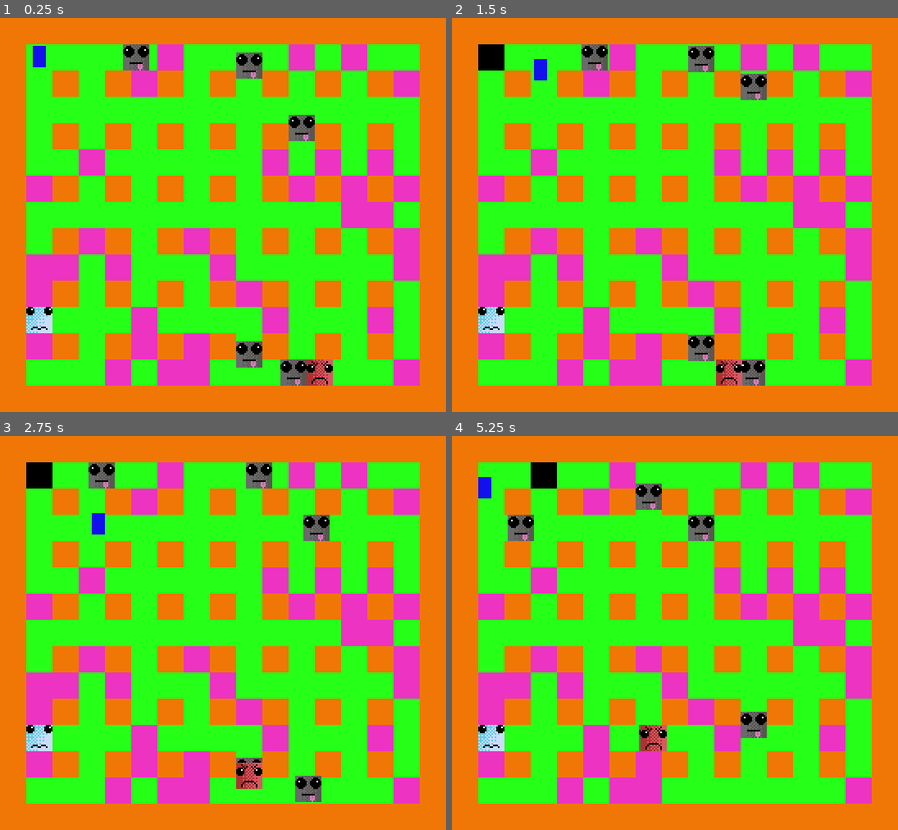
Above: before the commit, frames 1-4 (two rows, left to right).
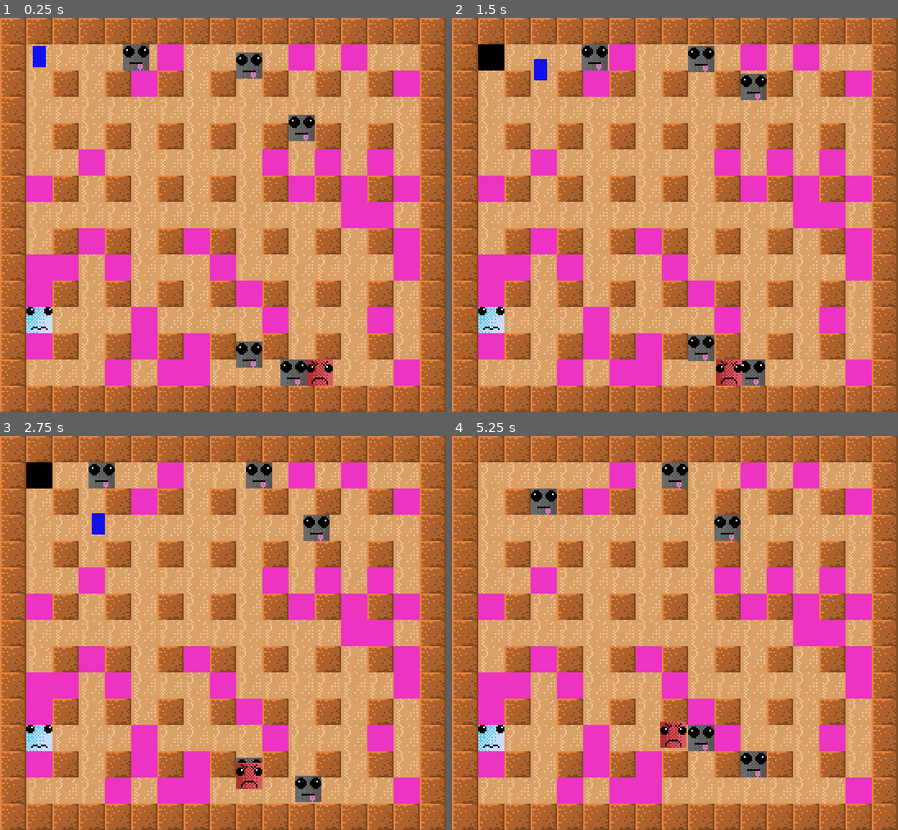
Above: after the commit, the same moments.

Repository: adrianofelix019/bomberman-clone
Game: Godot game, scene res://scenes/main_game.tscn
Two runs of this game, one before a commit and one after it. Both use one fixed random seed, a clock stepped at 60 frames per second and the inputs below.
Inputs:
- Up to frame 1 (0.25 s): no input
- Up to frame 2 (1.5 s): hold Right (ui_right) 0.53-1.28 s; hold K (place_bomb) 0.53-1.28 s; hold Down (ui_down) from 1.28 s (still down); tap K (place_bomb) at 1.35 s
- Up to frame 3 (2.75 s): release Down (ui_down) at 2.03 s; hold Right (ui_right) from 2.03 s (still down); hold K (place_bomb) from 2.03 s (still down)
- Up to frame 4 (5.25 s): release Right (ui_right) at 2.78 s; release K (place_bomb) at 2.78 s; hold Up (ui_up) 2.78-3.53 s; tap K (place_bomb) at 2.85, 4.35 s; hold K (place_bomb) 3.53-4.28 s; hold Left (ui_left) 3.53-5.03 s; hold Down (ui_down) from 5.03 s (still down); hold K (place_bomb) from 5.03 s (still down)

The runs differ from the first frame. In frame 1, 83% of the frame differs, in the area x 0-100%, y 0-100%; in frame 2, 83%; in frame 3, 83%; in frame 4, 86%.

Commit message:
visual update

Diff:
--- a/scenes/bloodthirsty.tscn
+++ b/scenes/bloodthirsty.tscn
@@ -8,7 +8,7 @@
 
 [node name="Bloodthirsty" type="CharacterBody2D" unique_id=776790297]
 collision_layer = 4
-collision_mask = 9
+collision_mask = 11
 script = ExtResource("1_og67a")
 
 [node name="Sprite2D" type="Sprite2D" parent="." unique_id=389822927]
--- a/scenes/enemy.tscn
+++ b/scenes/enemy.tscn
@@ -21,6 +21,8 @@
 shape = SubResource("RectangleShape2D_ec6vt")
 
 [node name="Hitbox" type="Area2D" parent="." unique_id=495291966]
+collision_layer = 4
+collision_mask = 3
 
 [node name="CollisionShape2D" type="CollisionShape2D" parent="Hitbox" unique_id=555595968]
 shape = SubResource("RectangleShape2D_15tgd")
--- a/scenes/main_game.tscn
+++ b/scenes/main_game.tscn
@@ -1,23 +1,23 @@
 [gd_scene format=4 uid="uid://c06547vlhly7c"]
 
 [ext_resource type="Script" uid="uid://cgybyj7pnfsl6" path="res://scripts/main_game.gd" id="1_ipu61"]
-[ext_resource type="Texture2D" uid="uid://dalu2ce7c7dt6" path="res://assets/temp/background.png" id="1_s3esy"]
-[ext_resource type="Texture2D" uid="uid://dgvhl16klutwr" path="res://assets/temp/walls.png" id="2_0rdsr"]
+[ext_resource type="Texture2D" uid="uid://bmjiko5s0msx1" path="res://assets/temp/ground-2.png" id="2_ygxny"]
 [ext_resource type="Texture2D" uid="uid://m3ilnnmcslwx" path="res://assets/temp/bomb.png" id="3_0rdsr"]
+[ext_resource type="Texture2D" uid="uid://cwdl278ltaifj" path="res://assets/temp/unbreakable.png" id="3_ygxny"]
 [ext_resource type="Script" uid="uid://cupc74ivt3x7a" path="res://tile_map_layer.gd" id="5_ipu61"]
 [ext_resource type="Texture2D" uid="uid://dgaebqqnf76u5" path="res://assets/temp/breakable.png" id="5_ygxny"]
 
 [sub_resource type="PhysicsMaterial" id="PhysicsMaterial_ygxny"]
 
 [sub_resource type="TileSetAtlasSource" id="TileSetAtlasSource_72e8q"]
-texture = ExtResource("1_s3esy")
+texture = ExtResource("2_ygxny")
 0:0/0 = 0
 1:0/0 = 0
 0:1/0 = 0
 1:1/0 = 0
 
 [sub_resource type="TileSetAtlasSource" id="TileSetAtlasSource_ipu61"]
-texture = ExtResource("2_0rdsr")
+texture = ExtResource("3_ygxny")
 0:0/0 = 0
 0:0/0/physics_layer_0/polygon_0/points = PackedVector2Array(-8, -8, 8, -8, 8, 8, -8, 8)
 
--- a/scenes/smart_enemy.tscn
+++ b/scenes/smart_enemy.tscn
@@ -8,7 +8,7 @@
 
 [node name="SmartEnemy" type="CharacterBody2D" unique_id=1574171582]
 collision_layer = 4
-collision_mask = 9
+collision_mask = 11
 script = ExtResource("1_8hkkv")
 
 [node name="Sprite2D" type="Sprite2D" parent="." unique_id=1080115286]
Binary file added: assets/temp/ground-2.png
Not shown, added: assets/temp/ground-2.png.import
Binary file added: assets/temp/ground.png
Not shown, added: assets/temp/ground.png.import
Binary file added: assets/temp/unbreakable.png
Not shown, added: assets/temp/unbreakable.png.import
